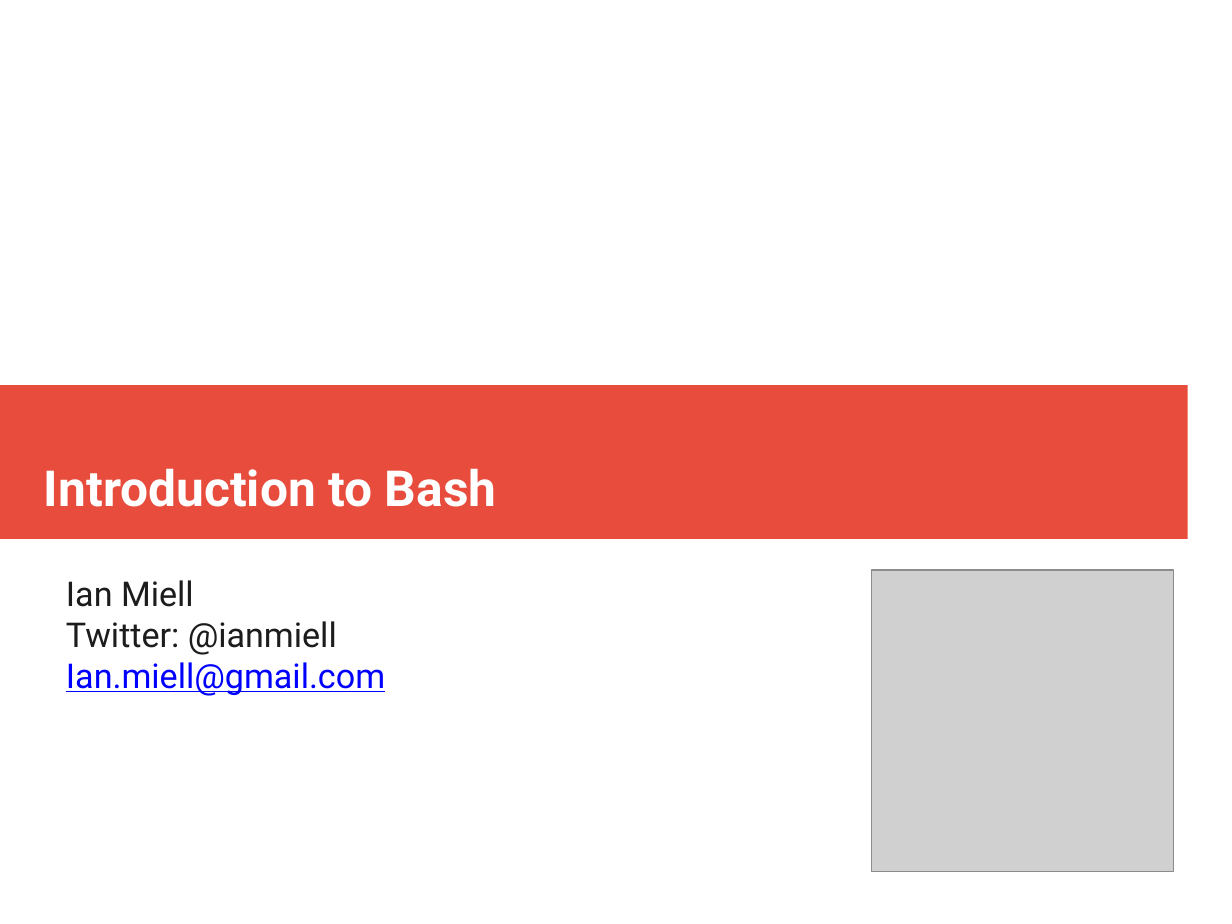
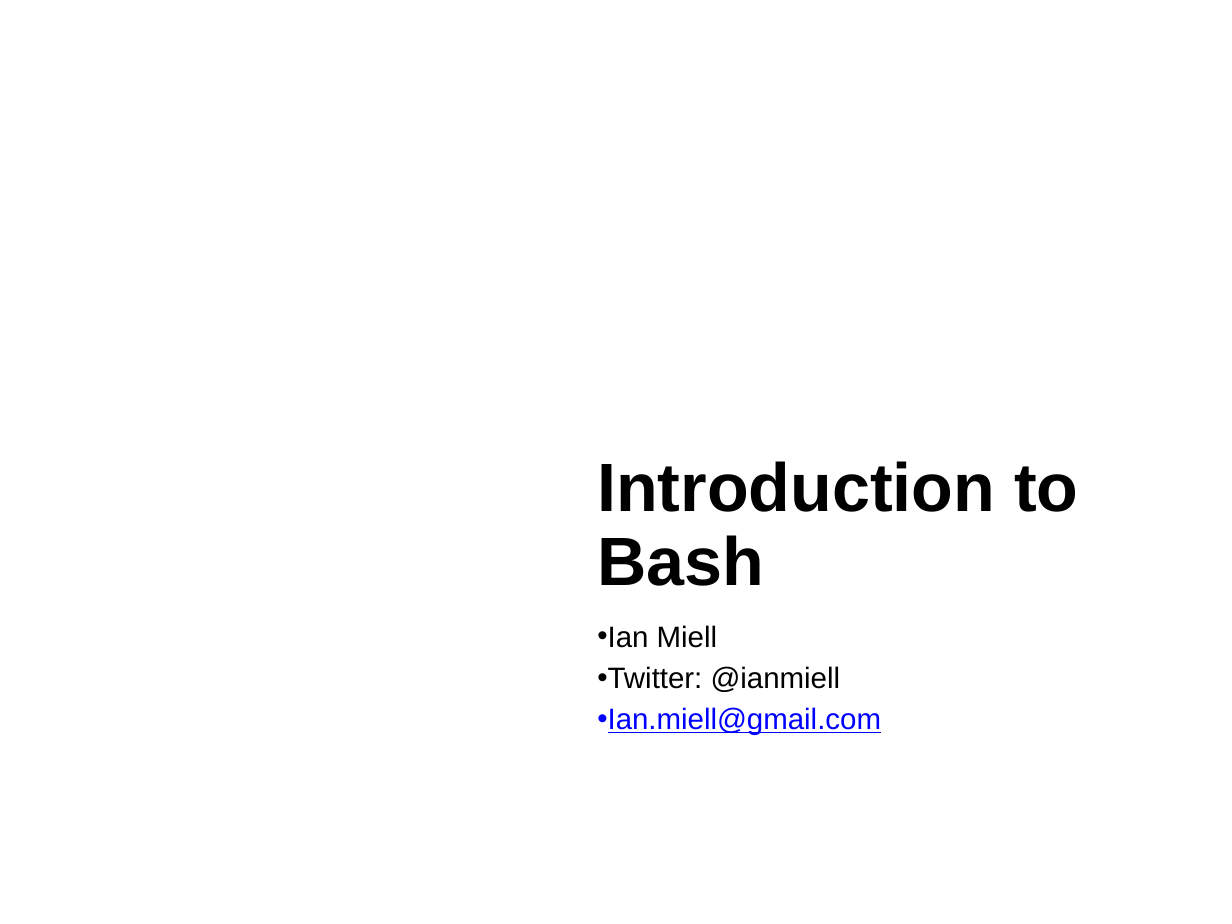
Before and after one commit to ianmiell/introduction-to-bash, a slide deck: slide 1 of slides/introduction_to_bash.pptx. Drawn at 1232x924 pixels with LibreOffice and Linux fonts; fonts in the diff are those of the drawing; grey boxes stand for pictures; background and template pictures are left out. Boxes give left, top, right and bottom in pixels: in the first picture for what was removed or moved away, otherwise in the second. Text is boxed around its words. In the diff, an @@ line names an element or a change of style, - is before the commit and + after.

```diff
--- a/slides/introduction_to_bash.pptx
+++ b/slides/introduction_to_bash.pptx
@@ rectangle added at (0, 0, 1232, 924), fill #FFFFFF @@
@@ text "Introduction to Bash": place and size @@
-text "Introduction to Bash" at (44, 468, 497, 507)
+text "Introduction to Bash" at (597, 461, 1078, 586)
@@ text "Introduction to Bash" at (597, 461, 1078, 586): size 32 to 44 pt, font Roboto to Arial, text colour #FFFFFF to #000000; line spacing 1 to 0.9; more space between paragraphs @@
@@ picture removed at (872, 570, 1174, 872) @@
@@ text "Ian Miell": place and size @@
-text "Ian Miell" at (66, 580, 385, 696)
+text "Ian Miell" at (597, 625, 881, 735)
@@ text "Ian Miell" at (597, 625, 881, 735): size 22 to 19 pt, font Roboto to Arial; text colour #1C1C1C to #000000 in "Ian Miell", "Twitter: @ianmiell"; bullet none to •; line spacing 1 to 0.9; more space between paragraphs @@
```
Also in this commit, not shown: 58 other slides changed, 2 slides added, 6 slides removed, 1 other file.
